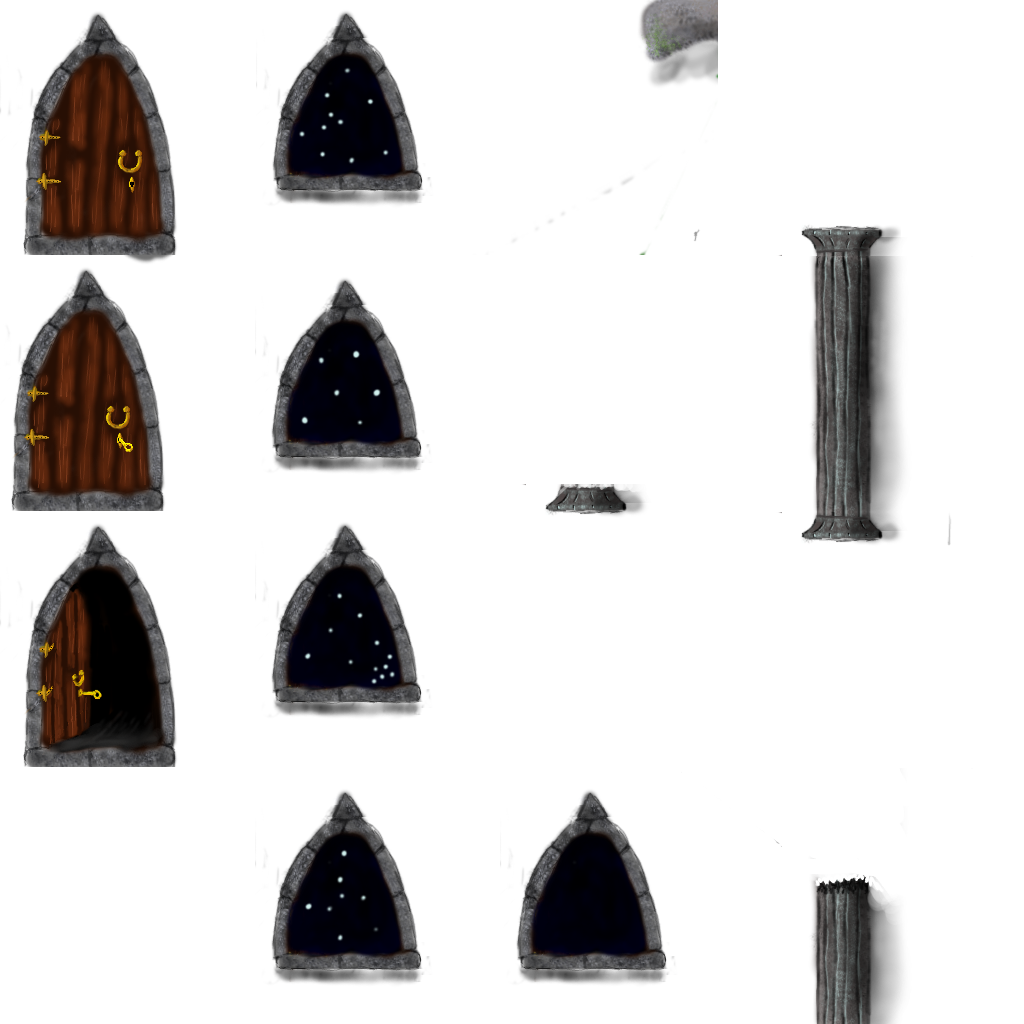
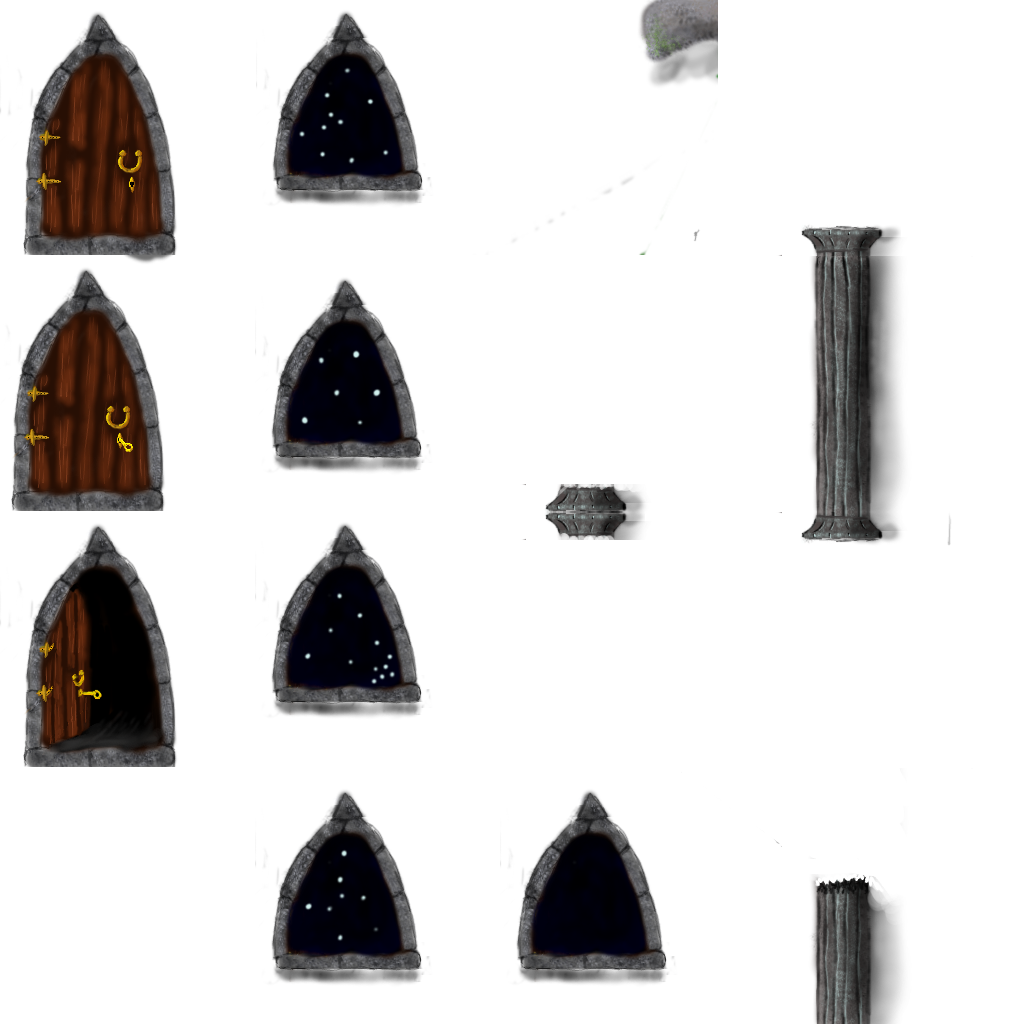
Layer changes from the first 1024px x 1024px image to the second:
removed layer "Pasted Layer" over [544, 508, 645, 519]
painted on "Background copy" over [522, 508, 649, 540]
